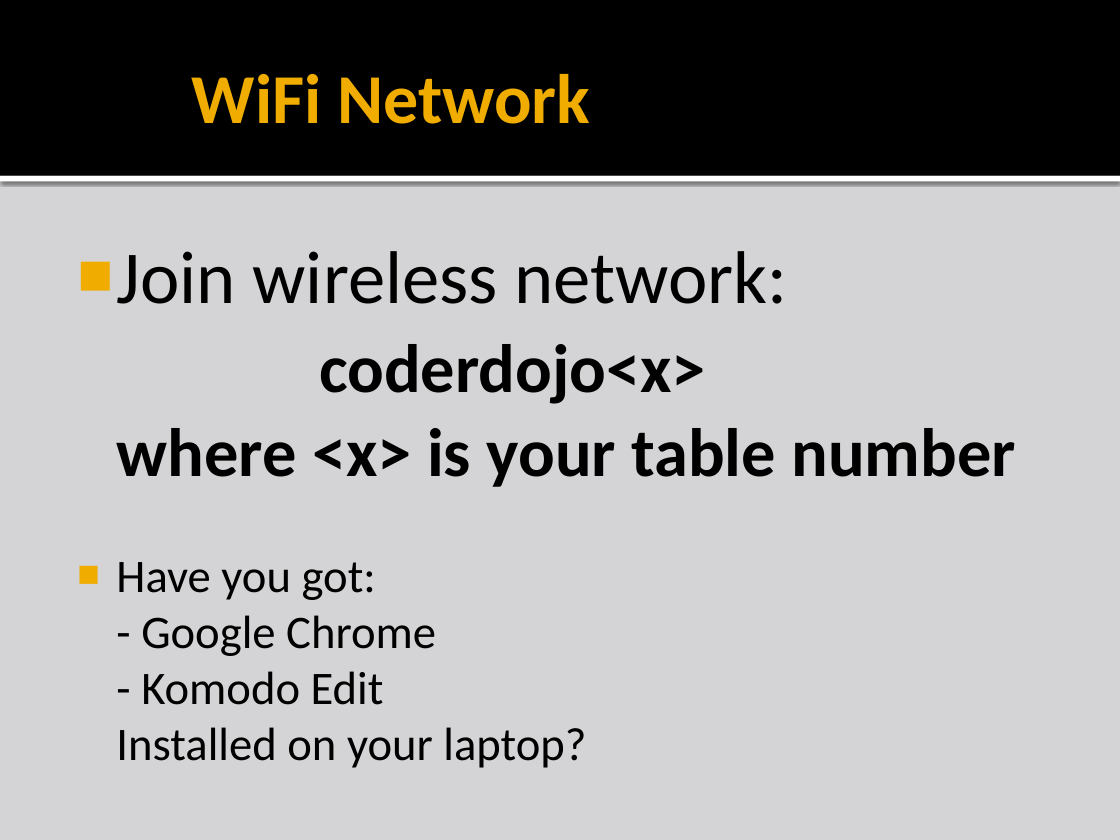
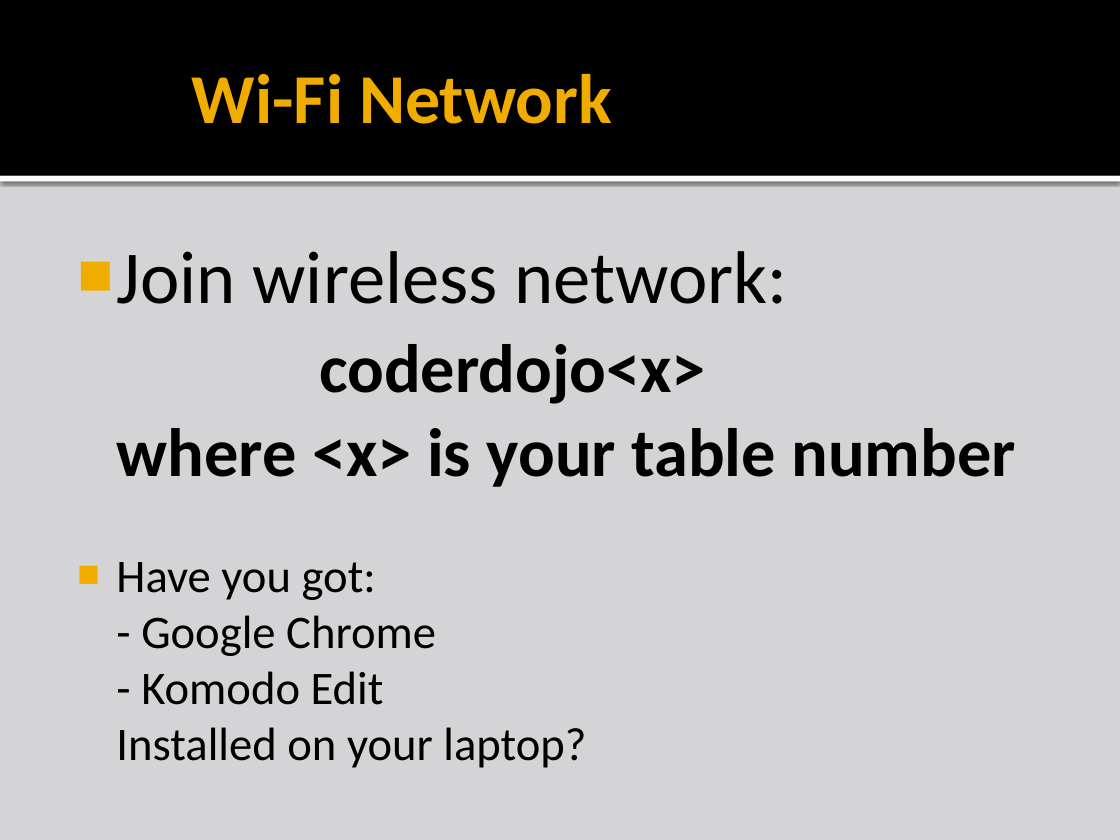
Before and after one commit to liamf/coderdojo-bray, a slide deck: slide 2 of html/presentations/CoderDojoBrayHTML_session5.pptx. Drawn at 1120x840 pixels with LibreOffice and Linux fonts; fonts in the diff are those of the drawing; background and template pictures are left out. Boxes give left, top, right and bottom in pixels: in the first picture for what was removed or moved away, otherwise in the second. Text is boxed around its words. In the diff, an @@ line names an element or a change of style, - is before the commit and + after.

```diff
--- a/html/presentations/CoderDojoBrayHTML_session5.pptx
+++ b/html/presentations/CoderDojoBrayHTML_session5.pptx
@@ title at (x1=192, y1=74, x2=612, y2=124): text changed @@
-WiFi Network
+Wi-Fi Network
```
Also in this commit, not shown: 11 other slides changed, 8 slides added, 2 slides removed, 15 other files.
